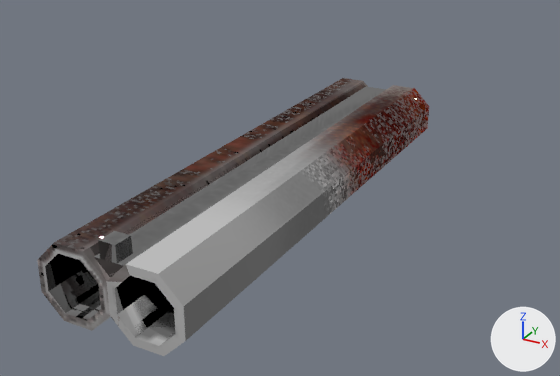
An edit to the Blender file blender/proj/shoga.blend, drawn before and after from the same camera.
Both versions are drawn from a camera (50 mm lens) standing at (0.256, -0.708, 0.23) and looking at (-0.079, -0.099, -0.074). The lights are fixed; the arrows at lower right show +X, +Y and +Z.

The first picture shows 'barrels.001'.
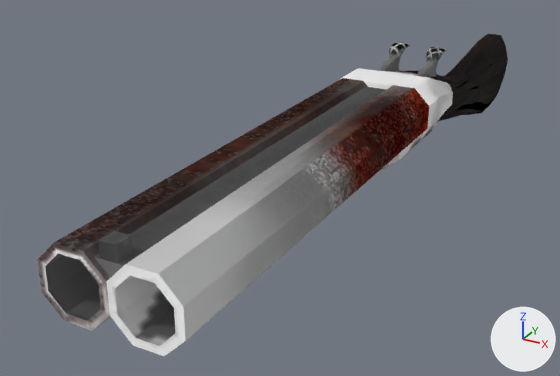
Location of each change, (x1, y1, x2, y2) in pixels of the pictures (560 x 376 px):
'barrels.001', recoloured: (37, 78, 429, 356) in both
'handle.001', shown: after (341, 34, 508, 170)
'hammerLeft.001', shown: after (417, 47, 446, 77)
'hummerRight.001', shown: after (379, 43, 410, 71)

The change, as a diff of the scene's bpy script:
```diff
--- a/blender/proj/shoga.blend.py
+++ b/blender/proj/shoga.blend.py
@@ mat_shotgunmat @@
 mat_shotgunmat = bpy.data.materials.new('ShotGunMat')
-# nodes: BsdfPrincipled, Math, NormalMap, OutputMaterial, TexImage x3
+# nodes: BsdfPrincipled, Math, Mix x2, NormalMap, OutputMaterial, TexImage x3
+# colours: white #ffffff
 # uses the picture img_shotgunalbedo_png
@@ ob_handle_001 @@
 ob_handle_001 = bpy.data.objects.new('handle.001', me_cube_004)
-ob_handle_001.location = (0.0, 0.0, 0.0)
-ob_handle_001.hide_viewport = True
+ob_handle_001.location = (0.0, -0.0004, 0.007)
+ob_handle_001.rotation_euler = (0.0, 0.00059, 1.571)  # degrees (0, 0, 90)
@@ ob_hammerleft_001 @@
 ob_hammerleft_001 = bpy.data.objects.new('hammerLeft.001', me_cube_009)
-ob_hammerleft_001.location = (0.0, 0.0, 0.0)
-ob_hammerleft_001.hide_viewport = True
+ob_hammerleft_001.location = (0.0202, 0.0375, 0.0017)
+ob_hammerleft_001.rotation_euler = (0.0, -0.213, 1.571)  # degrees (0, -12, 90)
@@ ob_hummerright_001 @@
 ob_hummerright_001 = bpy.data.objects.new('hummerRight.001', me_cube_008)
-ob_hummerright_001.location = (0.0, 0.0, 0.0)
-ob_hummerright_001.hide_viewport = True
+ob_hummerright_001.location = (-0.0194, 0.0375, 0.0017)
+ob_hummerright_001.rotation_euler = (0.0, -0.221, 1.571)  # degrees (0, -13, 90)
```
